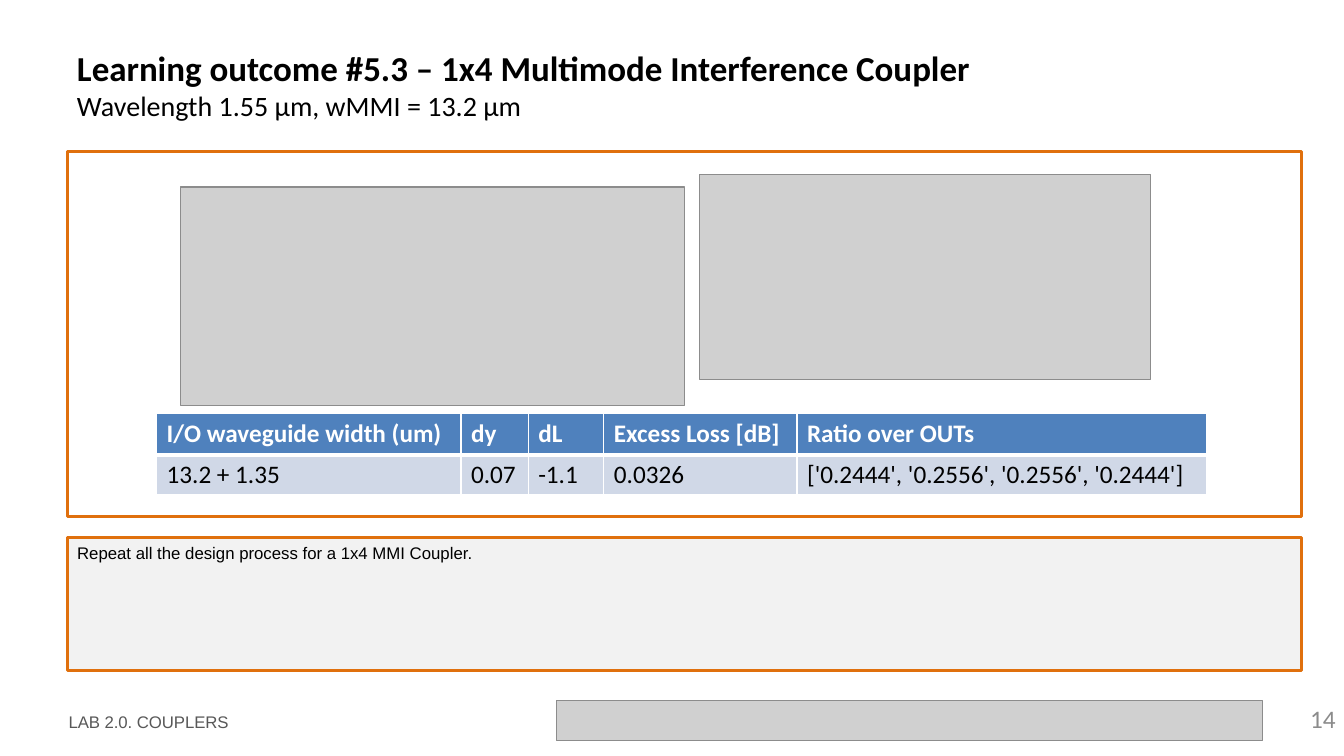
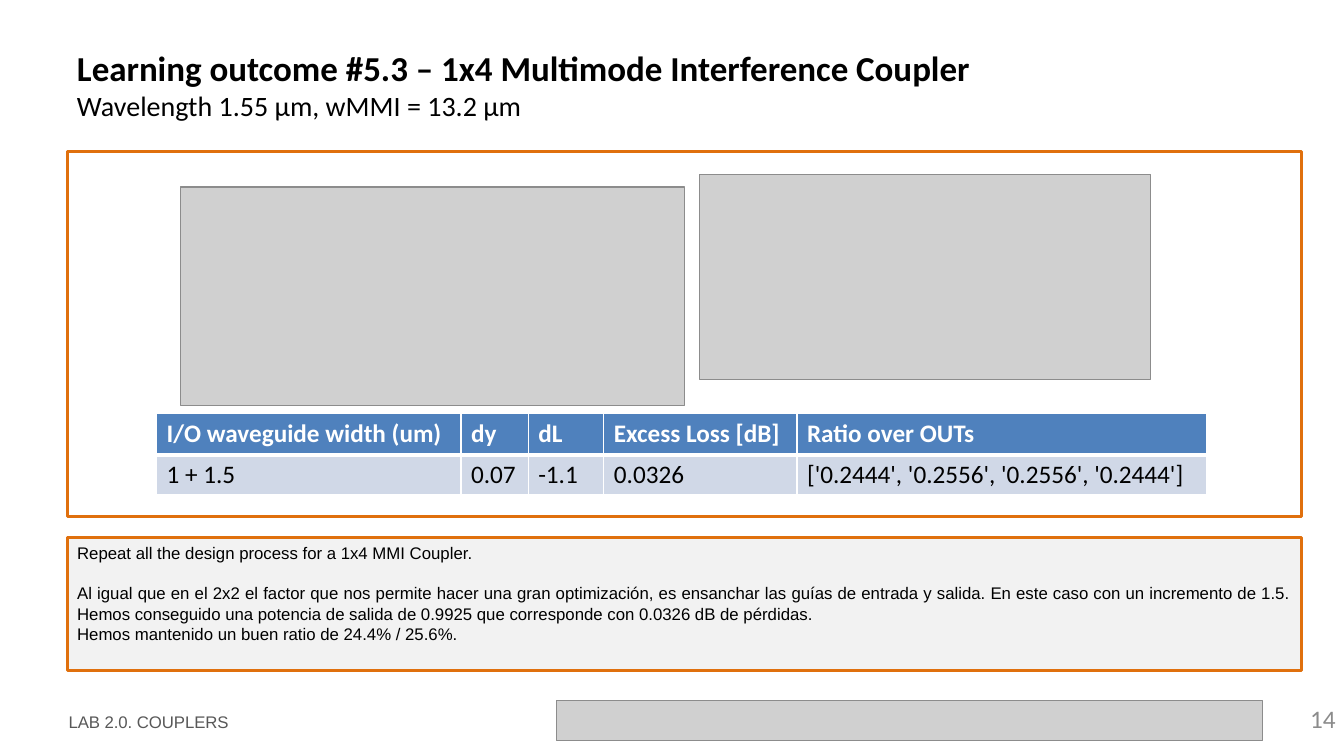
Before and after one commit to nmargar4/pic-upv-lab2, a slide deck: slide 14 of LabBook_20_Nadia.pptx. Drawn at 1344x756 pixels with LibreOffice and Linux fonts; fonts in the diff are those of the drawing; grey boxes stand for pictures; background and template pictures are left out. Boxes give left, top, right and bottom in pixels: in the first picture for what was removed or moved away, otherwise in the second. Text is boxed around its words. In the diff, an @@ line names an element or a change of style, - is before the commit and + after.

```diff
--- a/LabBook_20_Nadia.pptx
+++ b/LabBook_20_Nadia.pptx
@@ table at (156,413,1207,495) @@
-row 2, column 1: 13.2 + 1.35
+row 2, column 1: 1 + 1.5
@@ text in rectangle at (77,586,1289,640): paragraphs added @@
+Al igual que en el 2x2 el factor que nos permite hacer una gran optimización, es ensanchar las guías de entrada y salida. En este caso con un incremento de 1.5. Hemos conseguido una potencia de salida de 0.9925 que corresponde con 0.0326 dB de pérdidas.
+Hemos mantenido un buen ratio de 24.4% / 25.6%.
```
Also in this commit, not shown: 2 other slides changed.
